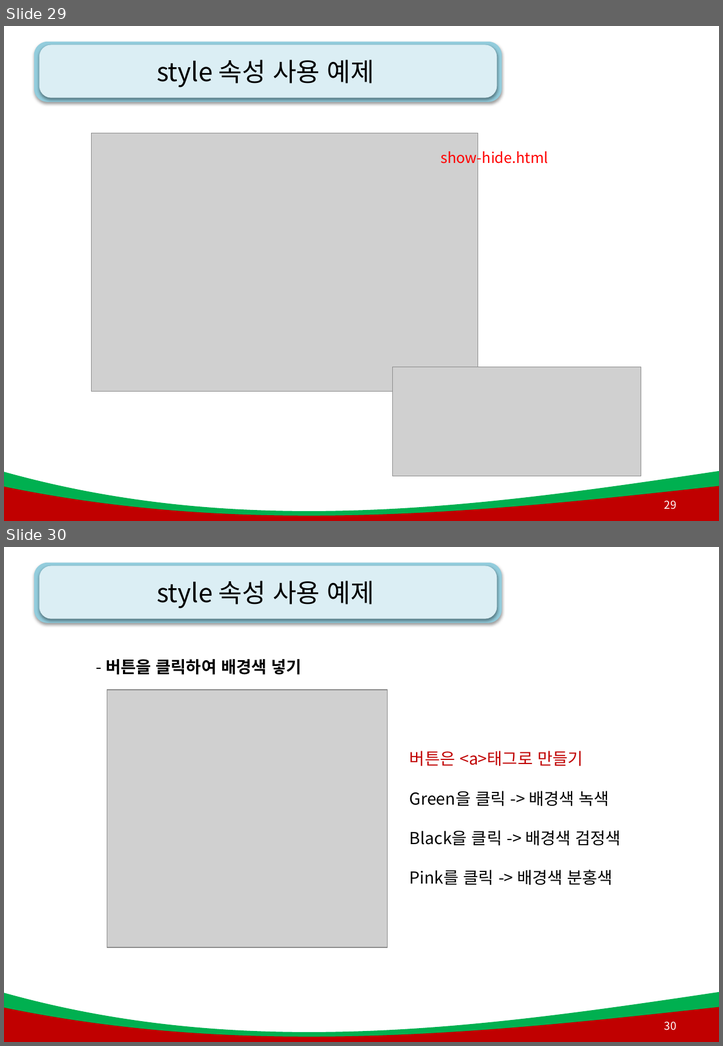
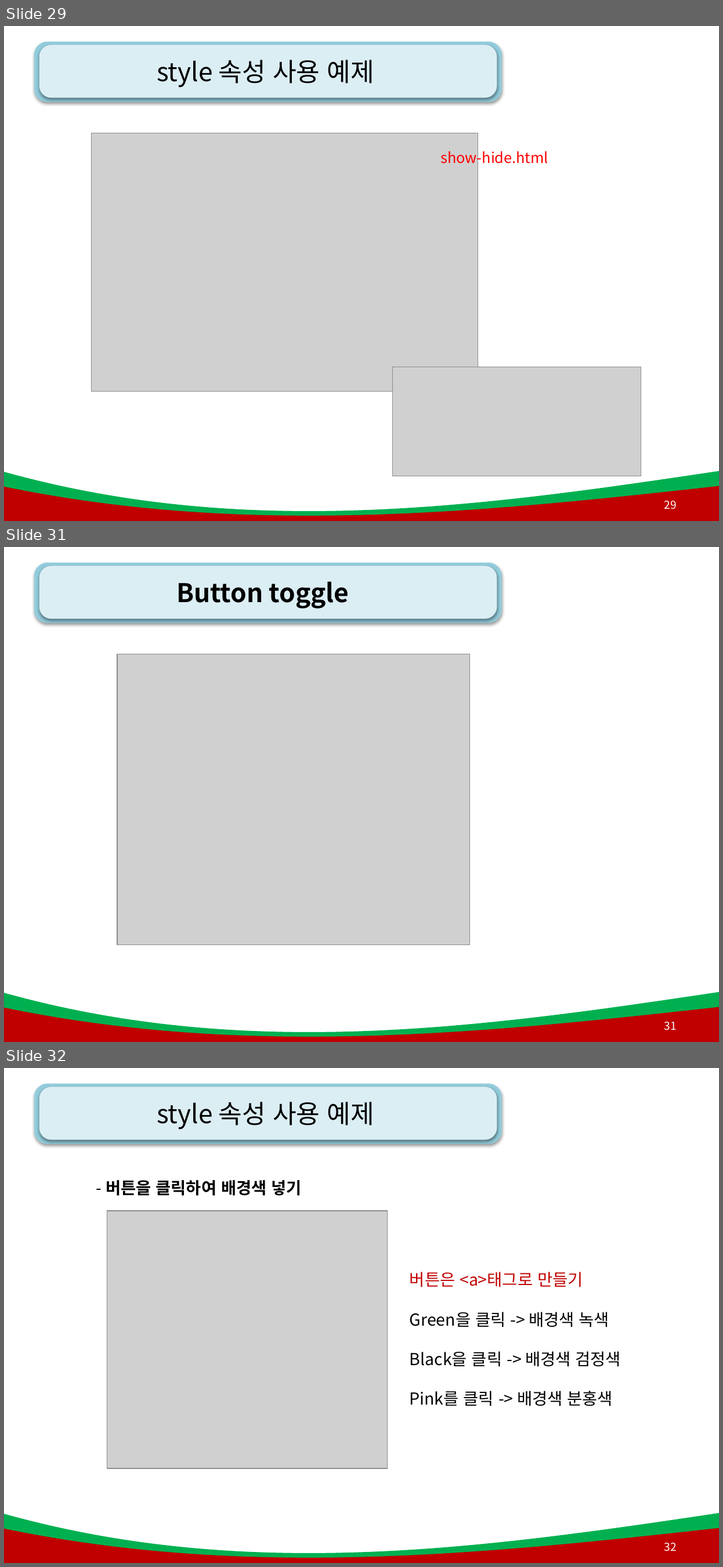
Before and after one commit to kiyongee2/green_project_web, a slide deck: js_ppt/4강. js_함수(메서드).pptx. Shown one above the other, each under a label of ours: slides 29 and 30 before the commit, slides 29, 31 and 32 after it; the slides between them are not shown. The pictures are 723x1046 and 723x1567 pixels, drawn with LibreOffice and Linux fonts; fonts in the diff are those of the drawing; grey boxes stand for pictures; background and template pictures are left out. Boxes give left, top, right and bottom in pixels: in the first picture for what was removed or moved away, otherwise in the second. Text is boxed around its words. In the diff, an @@ line names an element or a change of style, - is before the commit and + after.

```diff
--- a/js_ppt/4강. js_함수(메서드).pptx
+++ b/js_ppt/4강. js_함수(메서드).pptx
@@ slide 31 added at box(4, 547, 719, 1042), background #FFFFFF; not listed: 4 template elements that a slide beside it also shows @@
@@ title added at box(176, 581, 349, 608), 28 pt, text #000000, bold @@
+Button toggle
@@ picture added at box(118, 654, 470, 944) @@
@@ page number added at box(664, 1021, 676, 1030), 12 pt, text #FFFFFF @@
+31
@@ what was slide 30 is now slide 32 @@
@@ page number at box(664, 1542, 676, 1551): text changed @@
-30
+32
```
Also in this commit, not shown: 1 other slide added, 17 other files.
